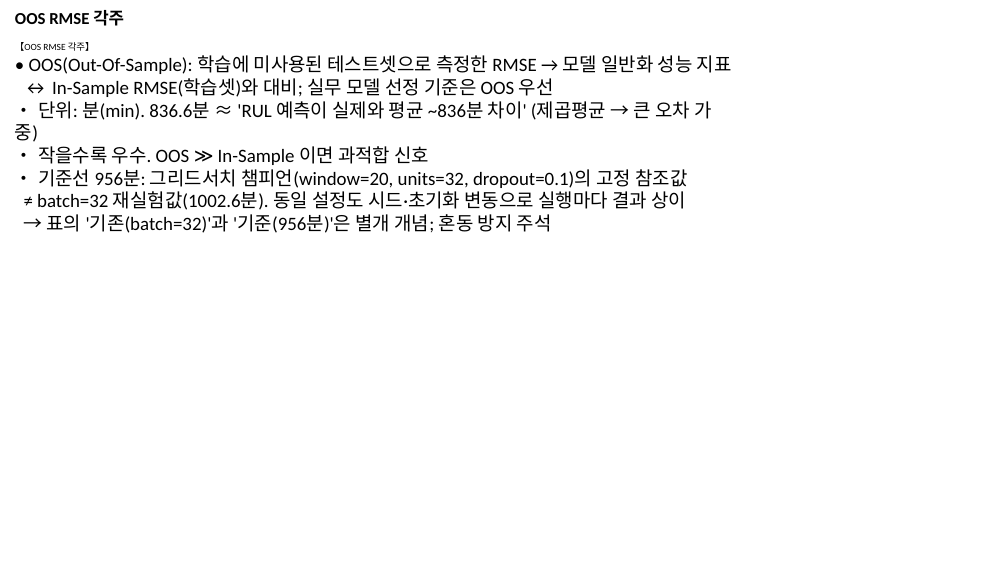
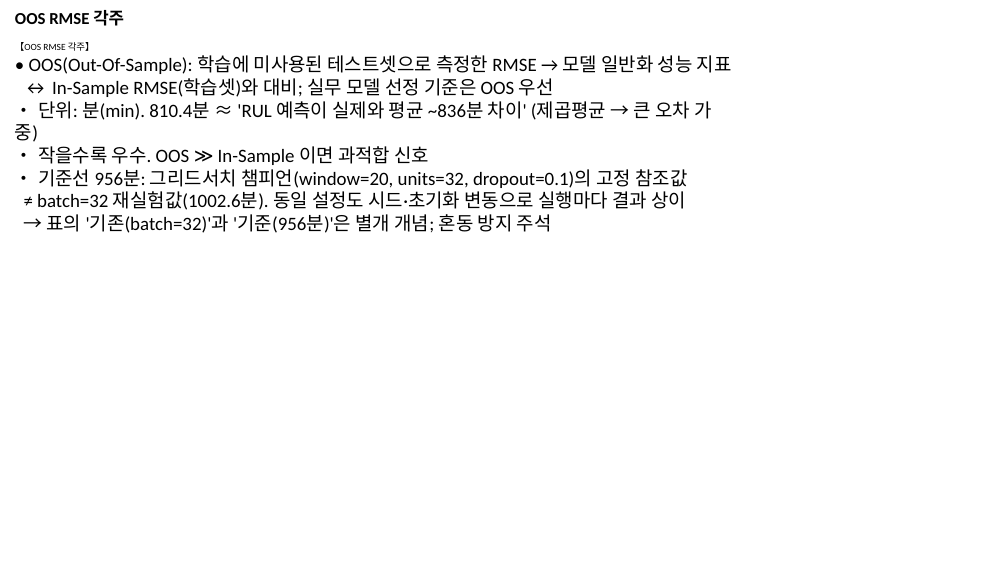
Before and after one commit to vapsnamheo-dev/AISOURCE, a slide deck: slide 22 of Homework/DL_FactoryAutomation/산출물/발표용_FEMTO_RUL_20260624.pptx. Drawn at 1008x567 pixels with LibreOffice and Linux fonts; fonts in the diff are those of the drawing. Boxes give left, top, right and bottom in pixels: in the first picture for what was removed or moved away, otherwise in the second. Text is boxed around its words. In the diff, an @@ line names an element or a change of style, - is before the commit and + after.

```diff
--- a/Homework/DL_FactoryAutomation/산출물/발표용_FEMTO_RUL_20260624.pptx
+++ b/Homework/DL_FactoryAutomation/산출물/발표용_FEMTO_RUL_20260624.pptx
@@ text at [15, 101, 711, 142]: text changed @@
-• 단위: 분(min). 836.6분 ≈ 'RUL 예측이 실제와 평균 ~836분 차이' (제곱평균 → 큰 오차 가중)
+• 단위: 분(min). 810.4분 ≈ 'RUL 예측이 실제와 평균 ~836분 차이' (제곱평균 → 큰 오차 가중)
```
Also in this commit, not shown: 1 other slide changed, 9 other files.
